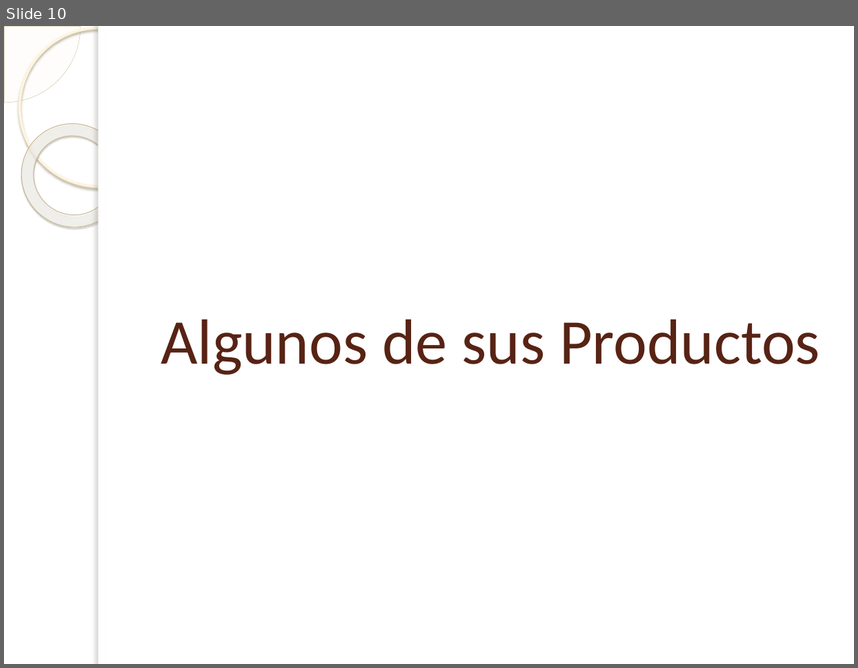
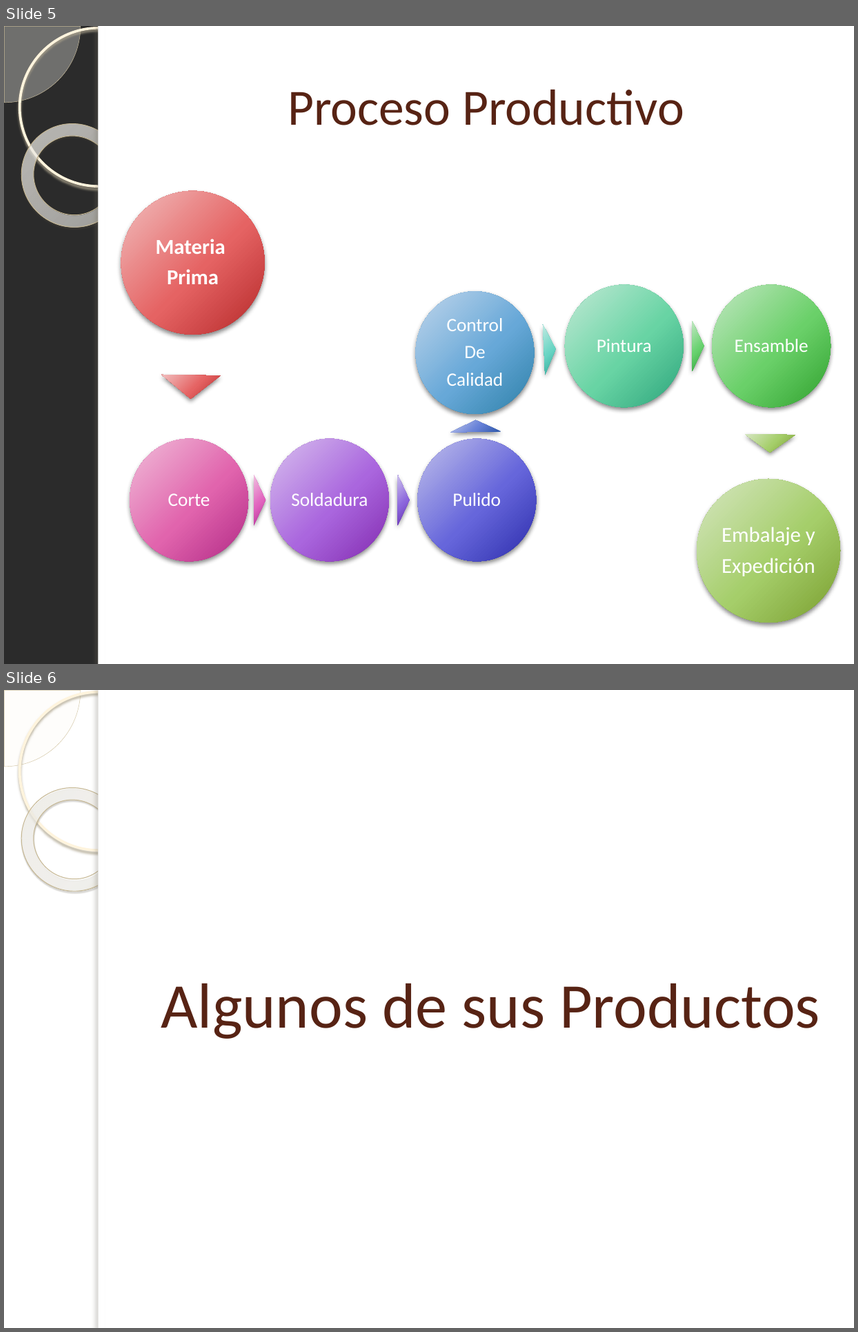
Before and after one commit to Bloodclot24/empresitas, a slide deck: Presentacion/Presentacion.ppsx. Shown one above the other, each under a label of ours: slide 10 before the commit, slides 5 and 6 after it. The pictures are 858x668 and 858x1332 pixels, drawn with LibreOffice and Linux fonts; fonts in the diff are those of the drawing; background and template pictures are left out; a plain dark background stands for a picture behind light text. Boxes give left, top, right and bottom in pixels: in the first picture for what was removed or moved away, otherwise in the second. Text is boxed around its words. In the diff, an @@ line names an element or a change of style, - is before the commit and + after.

```diff
--- a/Presentacion/Presentacion.ppsx
+++ b/Presentacion/Presentacion.ppsx
@@ slide 5 added at [4,26,854,664], background picture (left out); not listed: 5 template elements that a slide beside it also shows @@
@@ title added at [288,89,684,125], 43 pt, text #572314 @@
+Proceso Productivo
@@ group added at [121,191,840,622]: 8 ellipses, 8 texts, 7 triangles @@
+Materia
+Prima
+Corte
+Soldadura
+Pulido
+Control
+De
+Calidad
+Pintura
+Ensamble
+Embalaje y
+Expedición
@@ what was slide 10 is now slide 6 @@
```
Also in this commit, not shown: 11 slides changed, 14 other slides added, 1 slide removed, 5 other files.
